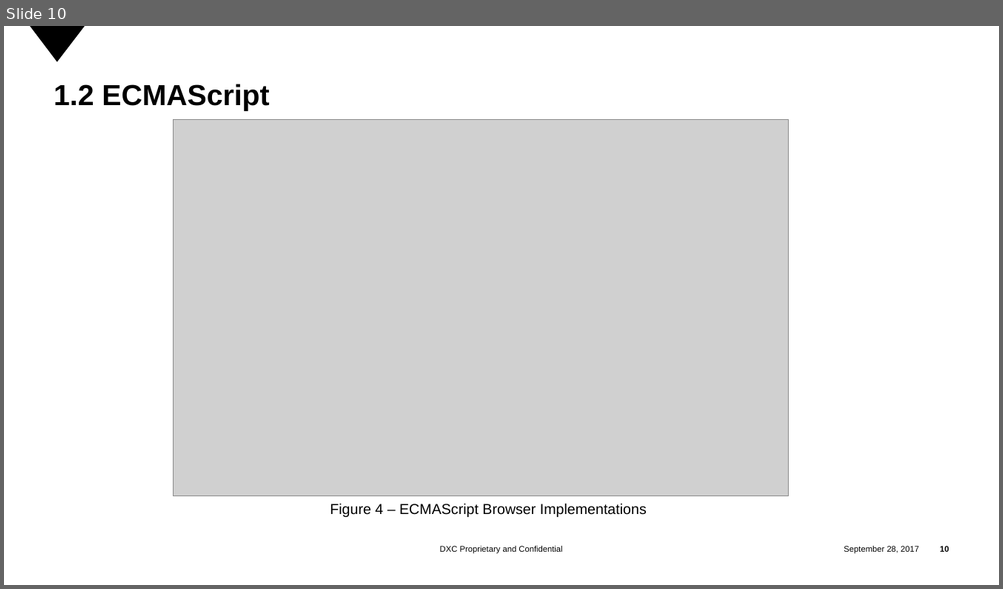
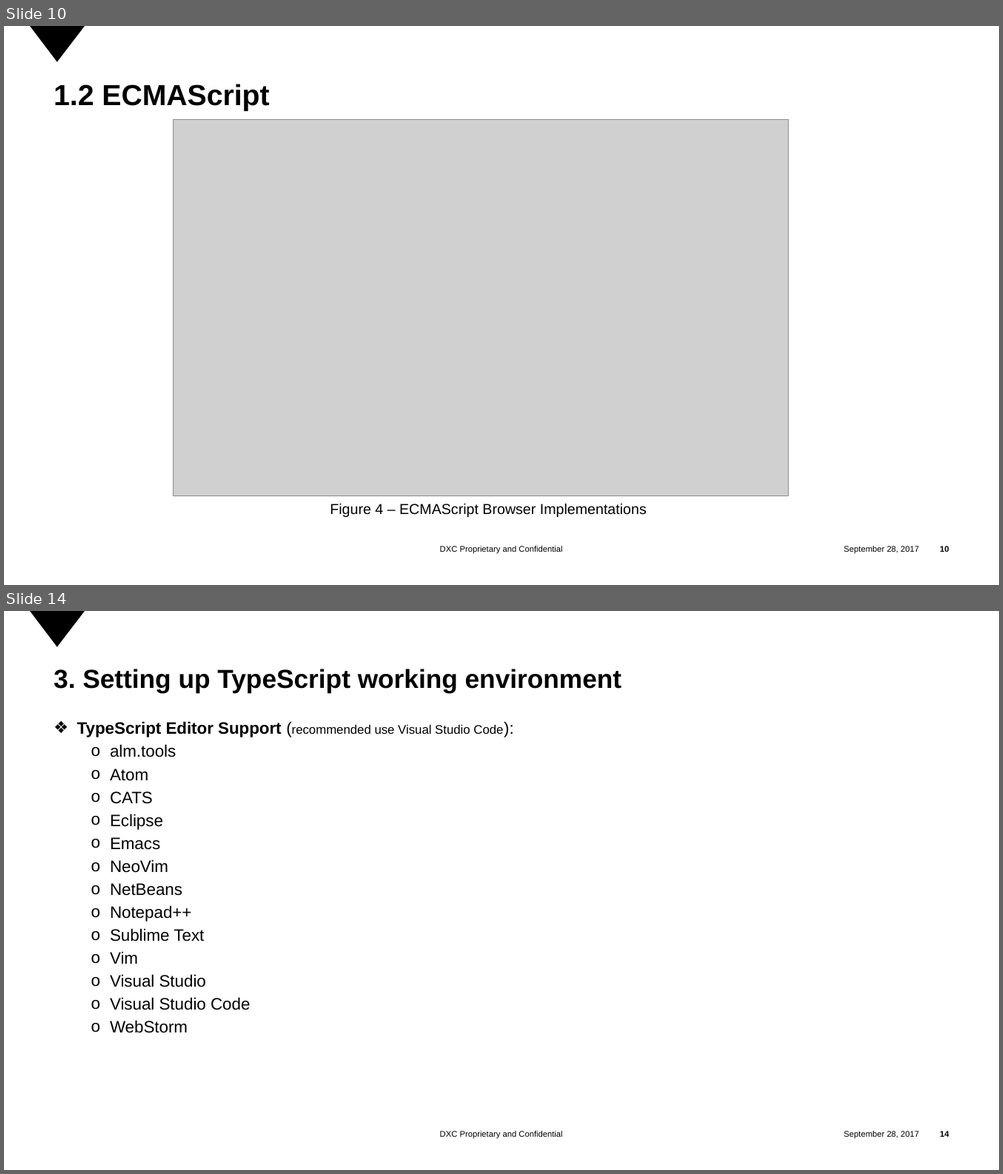
Before and after one commit to tranminhtrong/initial_bat_files, a slide deck: Introduction TypeScript.pptx. Shown one above the other, each under a label of ours: slide 10 before the commit, slides 10 and 14 after it; the slides between them are not shown. The pictures are 1003x589 and 1003x1174 pixels, drawn with LibreOffice and Linux fonts; fonts in the diff are those of the drawing; grey boxes stand for pictures; background and template pictures are left out. Boxes give left, top, right and bottom in pixels: in the first picture for what was removed or moved away, otherwise in the second. Text is boxed around its words. In the diff, an @@ line names an element or a change of style, - is before the commit and + after.

```diff
--- a/Introduction TypeScript.pptx
+++ b/Introduction TypeScript.pptx
@@ slide 14 added at (x1=4, y1=611, x2=999, y2=1170), background #FFFFFF; not listed: 4 template elements that a slide beside it also shows @@
@@ title added at (x1=54, y1=669, x2=622, y2=692), 25.2 pt, text #000000, bold @@
+3. Setting up TypeScript working environment
@@ text added at (x1=77, y1=721, x2=503, y2=1034), 16 pt, text #000000 @@
+❖ TypeScript Editor Support (recommended use Visual Studio Code):
+        o alm.tools
+        o Atom
+        o CATS
+        o Eclipse
+        o Emacs
+        o NeoVim
+        o NetBeans
+        o Notepad++
+        o Sublime Text
+        o Vim
+        o Visual Studio
+        o Visual Studio Code
+        o WebStorm
```
Also in this commit, not shown: 1 slide changed, 22 other slides added, 1 slide removed, 1 other file.
